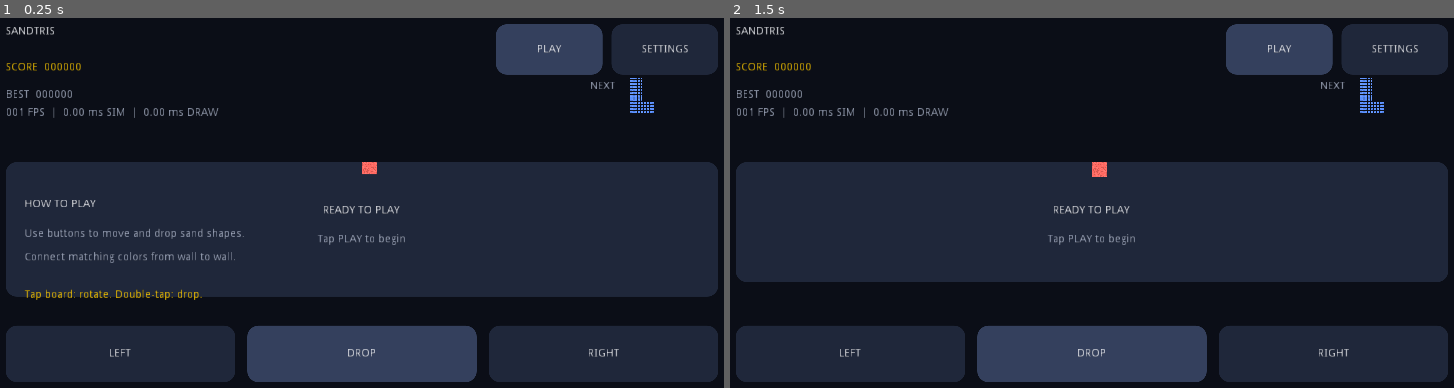
Above: before the commit, frames 1-2 (left to right).
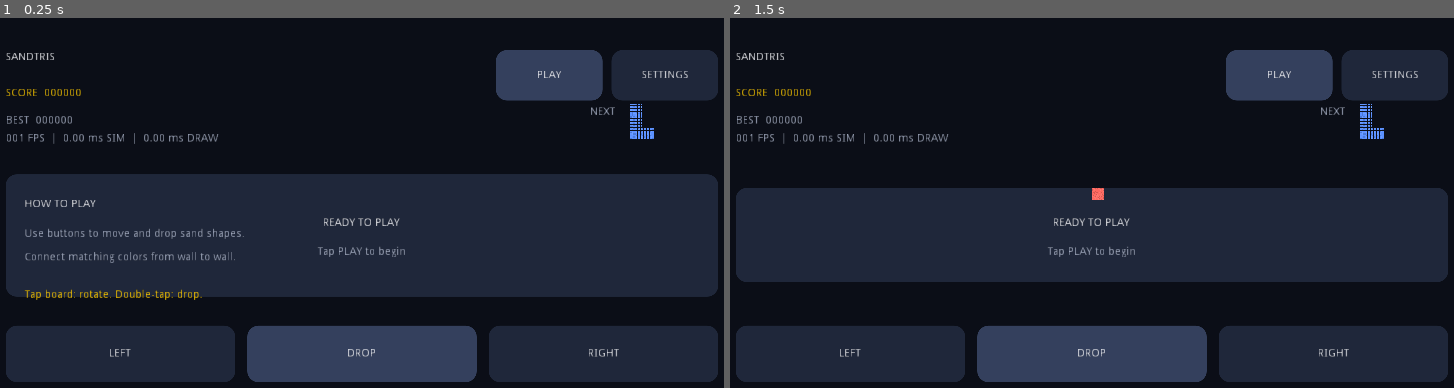
Above: after the commit, the same moments.

Repository: lyonbach/sandtris
Game: Godot game, scene res://scenes/Main.tscn
The game is run twice, just before and just after one commit, with the same random seed, the same clock (stepped at 60 frames per second) and the same inputs.
Inputs (mouse positions are in pixels of both pictures, inside the frame that each line leads up to):
- Up to frame 1 (0.25 s): no input
- Up to frame 2 (1.5 s): tap Enter at 0.5 s; move the mouse to (1265, 210) at 0.52 s; click (1265, 210) at 0.67 s; tap Space at 1.25 s; move the mouse to (932, 258) at 1.27 s; click (932, 258) at 1.42 s

The runs differ from the first frame. In frame 1, 9.0% of the frame differs, in the area x 0-100%, y 1-65%; in frame 2, 13%.

Commit message:
fix: keep mobile controls below system UI
Co-authored-by: Copilot <223556219+Copilot@users.noreply.github.com>

Diff:
--- a/scripts/main.gd
+++ b/scripts/main.gd
@@ -111,14 +111,15 @@
 	ui.rect_size = screen
 	var margin := screen.x * 0.055
 	var content_width := screen.x - margin * 2.0
+	var top_inset := screen.y * 0.055
 	var header_height := max(150.0, screen.y * 0.15)
 	var controls_height := max(128.0, screen.y * 0.12)
-	var board_height := min(content_width * 1.35, screen.y - header_height - controls_height - margin * 3.0)
+	var board_height := min(content_width * 1.35, screen.y - top_inset - header_height - controls_height - margin * 3.0)
 
 	draw_rect(Rect2(Vector2.ZERO, screen), BACKGROUND)
-	_draw_header(margin, header_height, content_width)
-
-	board_rect = Rect2(margin, header_height + margin, content_width, board_height)
+	_draw_header(margin, top_inset, header_height, content_width)
+
+	board_rect = Rect2(margin, top_inset + header_height + margin, content_width, board_height)
 	draw_set_transform(_board_shake_offset(), 0.0, Vector2.ONE)
 	_draw_board()
 	draw_set_transform(Vector2.ZERO, 0.0, Vector2.ONE)
@@ -131,28 +132,28 @@
 	if profiling_enabled:
 		profile_draw_ms = float(OS.get_ticks_usec() - draw_started_at) / 1000.0
 
-func _draw_header(margin: float, header_height: float, content_width: float) -> void:
-	_label("title", "SANDTRIS", Rect2(margin, header_height * 0.12, 260.0, 42.0), TEXT)
-	_label("score", "SCORE  %06d" % game.score, Rect2(margin, header_height * 0.48, 250.0, 26.0), ACCENT)
-	_label("best", "BEST  %06d" % game_state.high_score, Rect2(margin, header_height * 0.72, 250.0, 24.0), MUTED_TEXT)
-	_label("combo", "COMBO x%d" % game.combo_multiplier, Rect2(margin + 280.0, header_height * 0.50, 148.0, 24.0), ACCENT)
+func _draw_header(margin: float, top: float, header_height: float, content_width: float) -> void:
+	_label("title", "SANDTRIS", Rect2(margin, top + header_height * 0.12, 260.0, 42.0), TEXT)
+	_label("score", "SCORE  %06d" % game.score, Rect2(margin, top + header_height * 0.48, 250.0, 26.0), ACCENT)
+	_label("best", "BEST  %06d" % game_state.high_score, Rect2(margin, top + header_height * 0.72, 250.0, 24.0), MUTED_TEXT)
+	_label("combo", "COMBO x%d" % game.combo_multiplier, Rect2(margin + 280.0, top + header_height * 0.50, 148.0, 24.0), ACCENT)
 	labels["combo"].visible = game.combo_multiplier > 1
 	if profiling_enabled:
 		_label(
 			"performance",
 			"%03d FPS  |  %.2f ms SIM  |  %.2f ms DRAW" % [Engine.get_frames_per_second(), profile_update_ms, profile_draw_ms],
-			Rect2(margin, header_height * 0.89, 350.0, 18.0),
+			Rect2(margin, top + header_height * 0.89, 350.0, 18.0),
 			MUTED_TEXT
 		)
 
-	settings_button_rect = Rect2(margin + content_width - 136.0, header_height * 0.20, 136.0, 64.0)
+	settings_button_rect = Rect2(margin + content_width - 136.0, top + header_height * 0.20, 136.0, 64.0)
 	_draw_button(settings_button_rect, "SETTINGS", false, "settings")
 	play_button_rect = Rect2(settings_button_rect.position.x - 148.0, settings_button_rect.position.y, 136.0, 64.0)
 	var play_label := "PLAY"
 	if game_started and not game.game_over:
 		play_label = "RESUME" if paused else "PAUSE"
 	_draw_button(play_button_rect, play_label, true, "play")
-	_draw_next_piece(margin + content_width - 164.0, header_height * 0.66, header_height * 0.30)
+	_draw_next_piece(margin + content_width - 164.0, top + header_height * 0.66, header_height * 0.30)
 
 func _draw_next_piece(x: float, y: float, height: float) -> void:
 	_label("next", "NEXT", Rect2(x, y, 48.0, 20.0), MUTED_TEXT)
